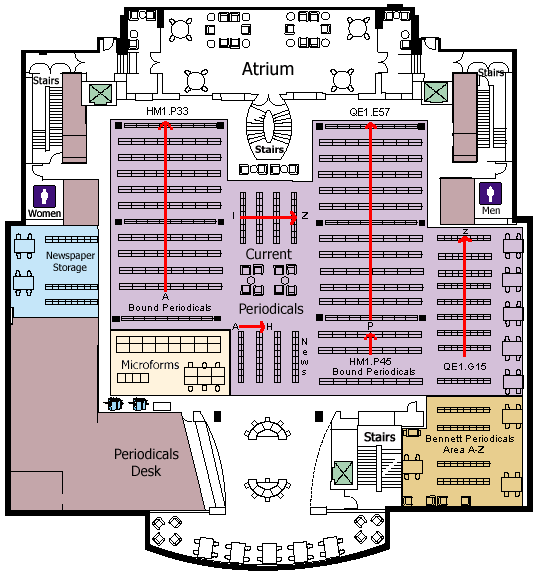
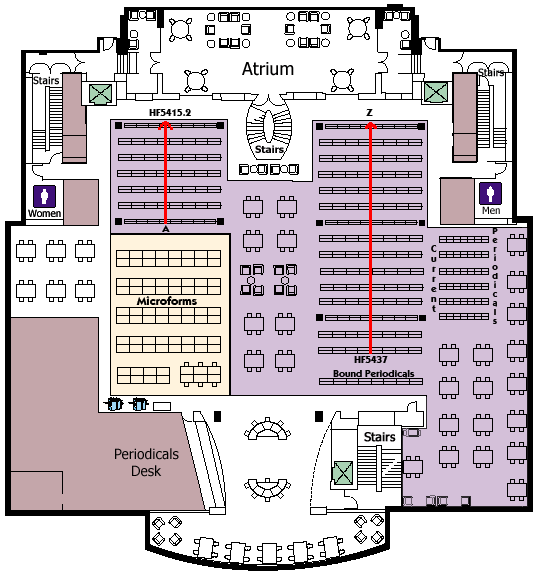
The second 535px x 576px image is a revision of the first. Changes to its layers:
added group "Text Labels" with 8 layers above "Rounds" over [136, 109, 498, 378]
added layer "Microforms" (1st of 2, in "Text Labels") in group "Text Labels" over [136, 296, 197, 305]
added layer "Bound Periodicals" in group "Text Labels" over [333, 370, 415, 378]
added layer "Z" in group "Text Labels" over [366, 109, 373, 116]
added layer "HF5437" in group "Text Labels" over [354, 356, 388, 363]
added layer "HF5415.2" in group "Text Labels" over [149, 109, 191, 116]
added layer "A" in group "Text Labels" over [162, 225, 170, 232]
added layer "Periodicals" in group "Text Labels" over [492, 228, 498, 324]
added layer "Current" in group "Text Labels" over [431, 245, 437, 312]
added layer "Left Tables" above "Center Tables" over [16, 240, 95, 302]
added layer "Center Tables" above "Right Tables" over [243, 196, 297, 372]
added layer "Right Tables" above "Microforms" over [403, 234, 527, 501]
added layer "Microforms" (2nd of 2) above "Current Periodicals" over [116, 250, 221, 384]
added layer "Current Periodicals" above "Background" over [439, 236, 489, 320]
painted on "Background" over [11, 107, 528, 507]
